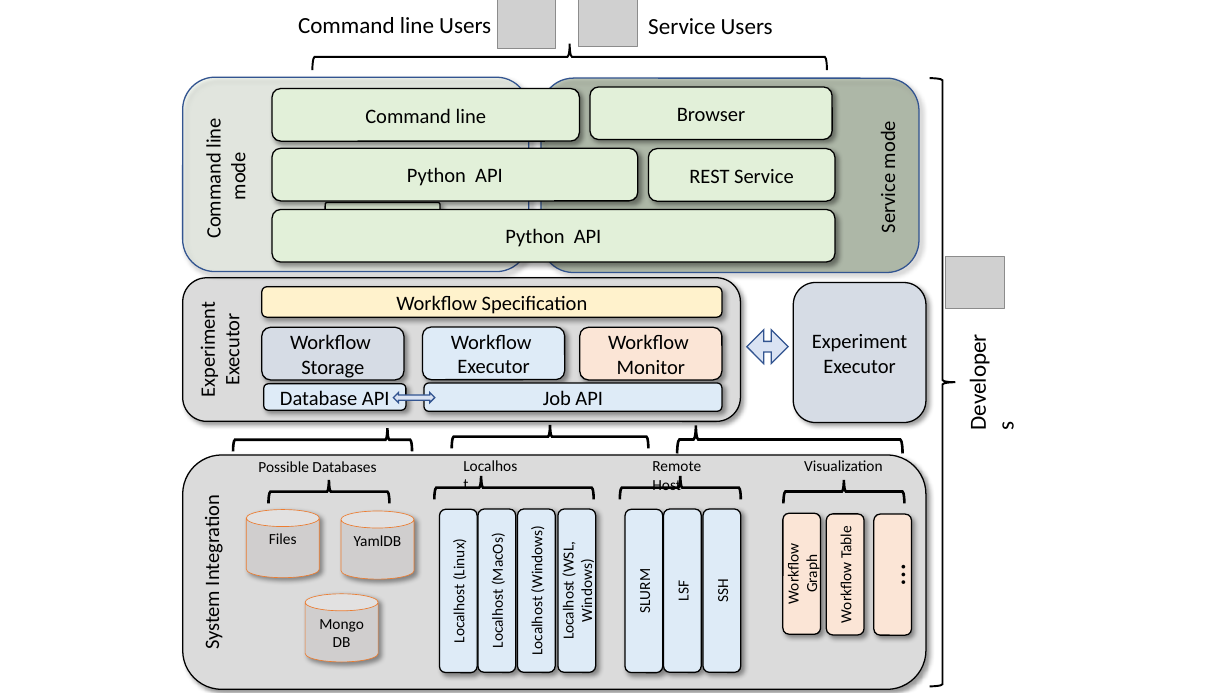
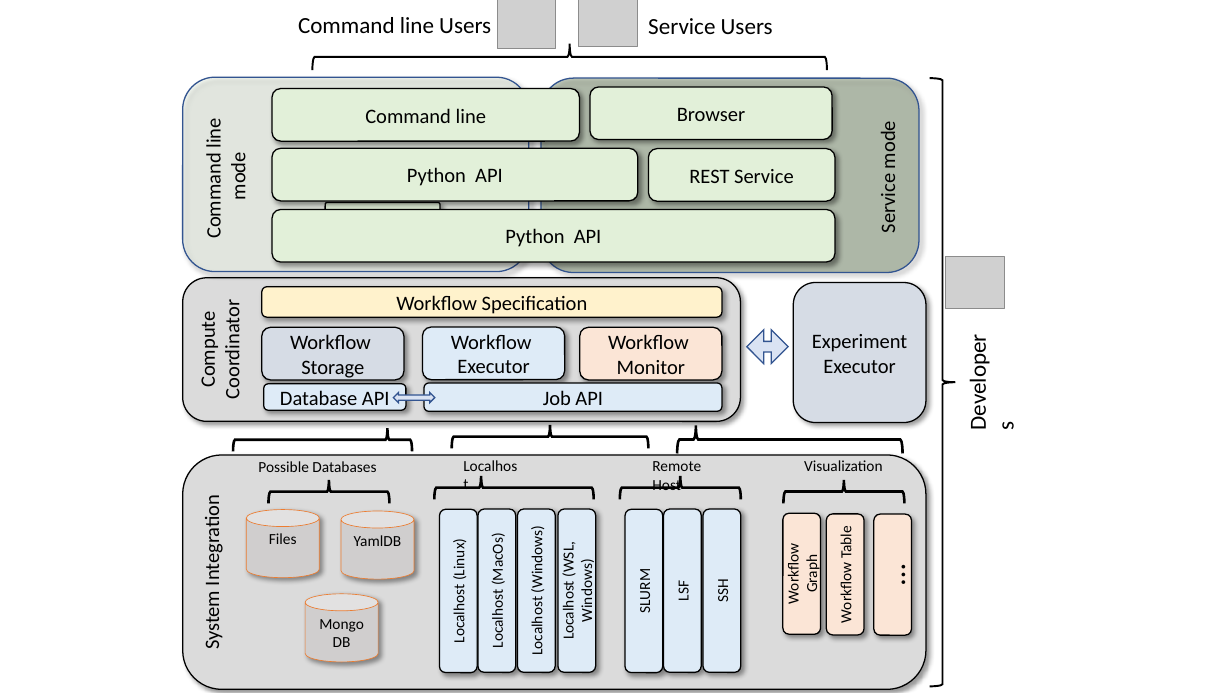
Before and after one commit to cyberaide/paper-cloudmesh-cc-ieee-5-pages, a slide deck: slide 1 of pptx/cloudmesh-cc-arch.pptx. Drawn at 1232x693 pixels with LibreOffice and Linux fonts; fonts in the diff are those of the drawing; grey boxes stand for pictures. Boxes give left, top, right and bottom in pixels: in the first picture for what was removed or moved away, otherwise in the second. Text is boxed around its words. In the diff, an @@ line names an element or a change of style, - is before the commit and + after.

```diff
--- a/pptx/cloudmesh-cc-arch.pptx
+++ b/pptx/cloudmesh-cc-arch.pptx
@@ text in rounded rectangle at [195,310,245,397]: text changed @@
-Experiment
-Executor
+Compute Coordinator
```
Also in this commit, not shown: 1 other file.
